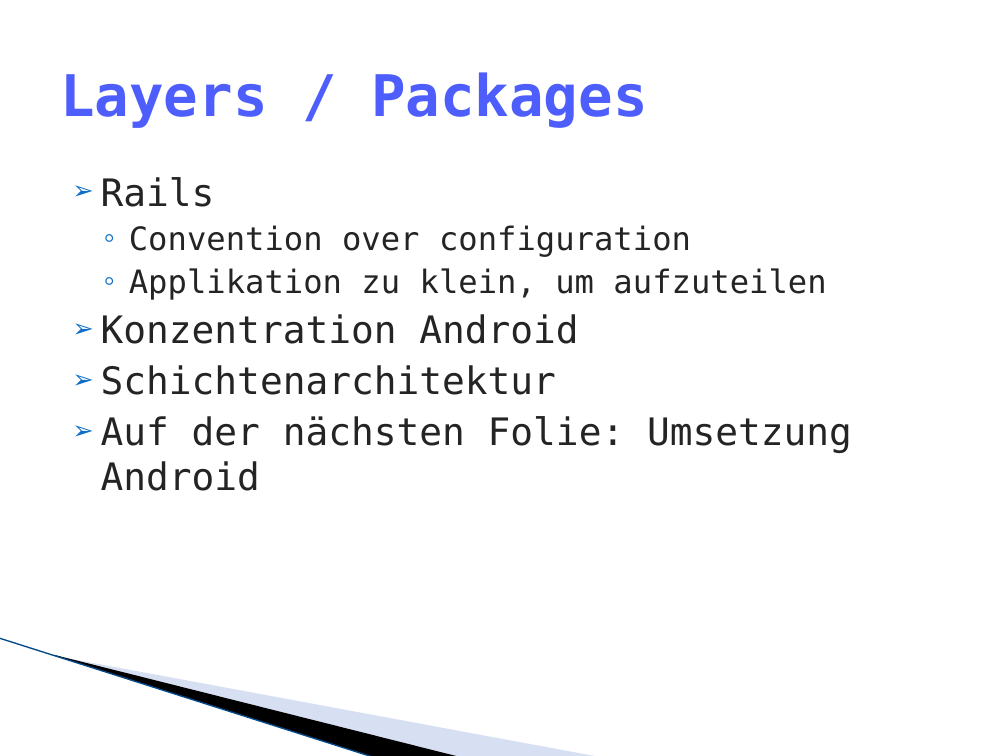
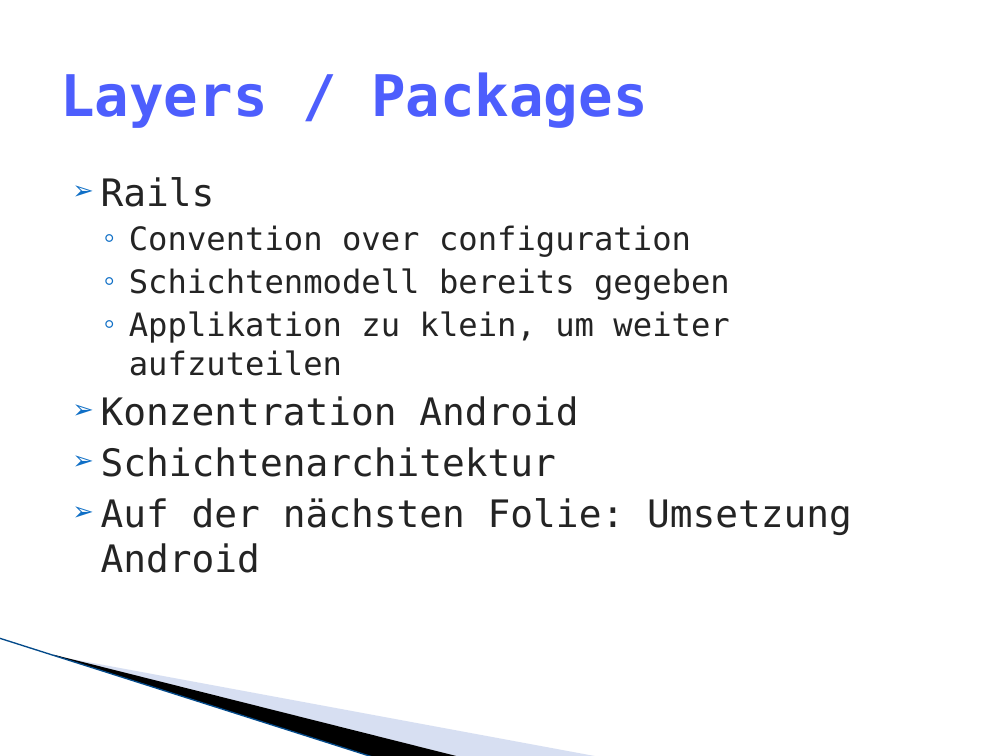
Before and after one commit to lukaselmer/hsr-mrt-software-engineering-2-project, a slide deck: slide 11 of doc/05_Design/praesentation.pptx. Drawn at 1008x756 pixels with LibreOffice and Linux fonts; fonts in the diff are those of the drawing; background and template pictures are left out. Boxes give left, top, right and bottom in pixels: in the first picture for what was removed or moved away, otherwise in the second. Text is boxed around its words. In the diff, an @@ line names an element or a change of style, - is before the commit and + after.

```diff
--- a/doc/05_Design/praesentation.pptx
+++ b/doc/05_Design/praesentation.pptx
@@ text at (129, 268, 730, 376): text changed @@
-  ◦ Applikation zu klein, um aufzuteilen
+  ◦ Schichtenmodell bereits gegeben
+  ◦ Applikation zu klein, um weiter aufzuteilen
```
Also in this commit, not shown: 3 other slides changed, 1 slide added, 1 slide removed.
